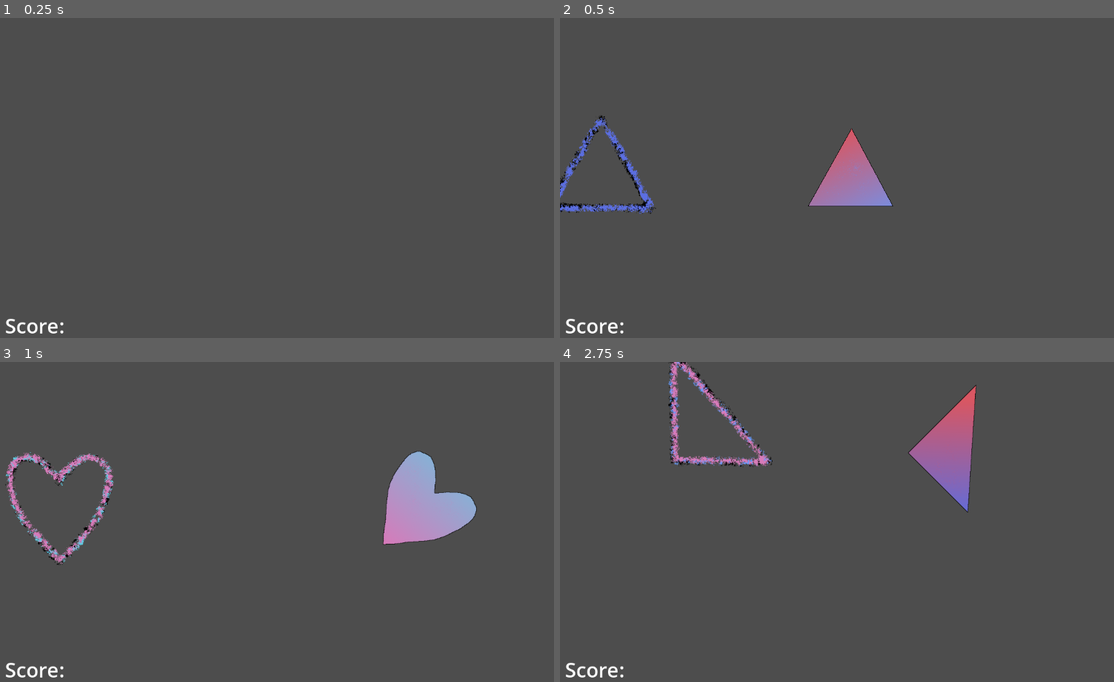
Above: before the commit, frames 1-4 (two rows, left to right).
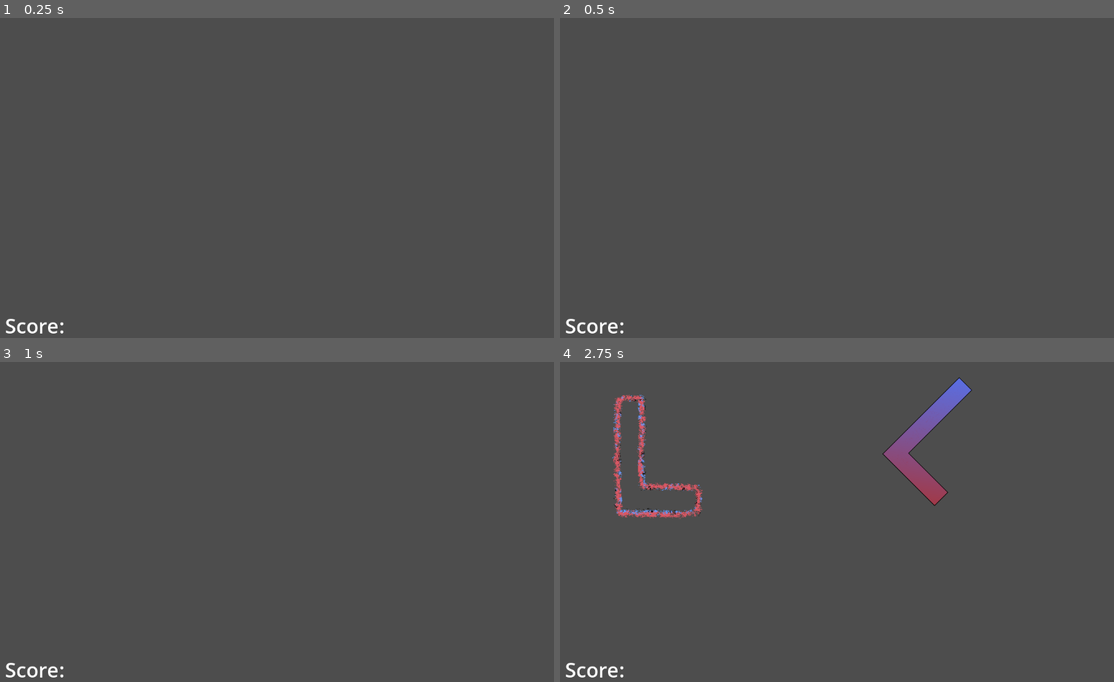
Above: after the commit, the same moments.

Repository: SucellosMusic/first-rhythm-game
Game: Godot game, scene res://Scenes/play_area.tscn
Same seed, same stepped clock (60 frames per second), same inputs: the game is played once before the commit and once after it. This scene is started directly instead of the project's main scene.
Inputs (mouse positions are in pixels of both pictures, inside the frame that each line leads up to):
- Up to frame 1 (0.25 s): no input
- Up to frame 2 (0.5 s): no input
- Up to frame 3 (1 s): tap Enter at 0.5 s; move the mouse to (421, 509) at 0.52 s; hold Right (ui_right) from 0.53 s (still down)
- Up to frame 4 (2.75 s): move the mouse to (731, 541) at 1.27 s; release Right (ui_right) at 1.28 s; hold Left (ui_left) 1.28-2.03 s; move the mouse to (909, 454) at 2.02 s; hold Right (ui_right) from 2.03 s (still down)

Frame 1 is identical in both runs. In frame 2, 2.9% of the frame differs, in the area x 0-61%, y 30-62%; in frame 3, 4.3%; in frame 4, 6.5%, in the area x 9-76%, y 0-50%.

Commit message:
timing
trouble shooting timer issues, and removed node2d for storage location

Diff:
--- a/Scenes/play_area.tscn
+++ b/Scenes/play_area.tscn
@@ -34,8 +34,7 @@
 bpm = 120
 
 [node name="Beats" type="Timer" parent="."]
-wait_time = 0.25
-autostart = true
+one_shot = true
 
 [node name="PlayerShapes" type="Node2D" parent="."]
 
@@ -98,12 +97,6 @@
 stream = ExtResource("16_ac5yk")
 autoplay = true
 
-[node name="Shapes Storage" type="Node2D" parent="."]
-position = Vector2(-491, 415)
-
-[node name="Receiver Storage" type="Node2D" parent="."]
-position = Vector2(-489, 130)
-
 [node name="Score Text" type="Label" parent="."]
 offset_left = 10.0
 offset_top = 583.0
--- a/Scripts/play_area.gd
+++ b/Scripts/play_area.gd
@@ -14,16 +14,15 @@
 var shapeOkay : Array[Area2D] = []
 
 #time
-@onready var syncToStart = AudioServer.get_time_to_next_mix()
+@onready var syncToStart : float = AudioServer.get_time_to_next_mix()
 @export var bpm : int;
-@onready var beats : int = (60/bpm)
+@onready var beats : float = (60/bpm)
 @onready var beatTimer : Timer = $Beats
-var beat : int = 0
-var bar : int = 1
+var beatCount : int = 0
 
 #misc var
-@onready var shapeSTORAGE = $"Shapes Storage".global_position
-@onready var receiverSTORAGE = $"Receiver Storage".global_position
+@onready var shapeSTORAGE = Vector2(-500, 400)
+@onready var receiverSTORAGE = Vector2(-500, 150)
 var recAnimate : Array[AnimatedSprite2D] = []
 var selection : int = 0
 var prevSelection : int = 0
@@ -99,18 +98,14 @@
 
 func _on_in_timer_timeout() -> void:
 	beatTimer.start(beats)
+	next_shape()
+	takeScore = true
+	pathFollow.progress += 50
 
-	if beat == 2 || beat == 4:
-		takeScore = true
-		pathFollow.progress += 50
-		next_shape()
-
-	if beat == 4:
-		bar += 1
-		beat = 1
+	if beatCount == 4:
+		beatCount = 1
 	else:
-		beat += 1
-
+		beatCount += 1
 
 
 func _unhandled_input(event: InputEvent) -> void:
@@ -121,7 +116,7 @@
 
 
 func _process(_float) -> void:
-	match beat:
+	match beatCount:
 		1:
 			receivers[prevSelection].position = receiverSTORAGE
 			shapes[prevSelection].position = shapeSTORAGE
